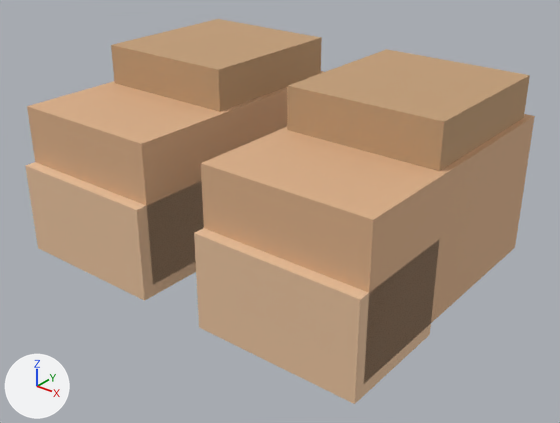
Two versions of the glTF model models/items/copper_feet/model.gltf, one commit apart.
Rendered twice from a 50 mm camera at (0.383, -0.513, 0.243) aimed at (0.015, -0.054, -0.041). The lights are fixed; the arrows at lower left show +X, +Y and +Z. The picture after the commit comes second. Vertices at exactly the same position are counted once.

The first picture shows 'copper_feet'.
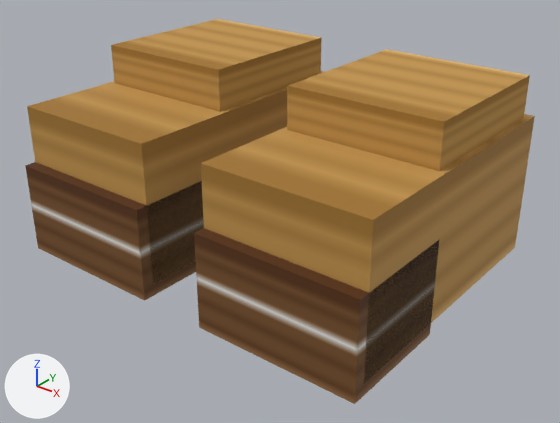
Scene script edits in JSON lines:
```json
{"op": "add", "block": "img_diffuse_png", "code": ["img_diffuse_png = load_image('diffuse.png', '../bread/textures/diffuse.png', 64, 64, 'sRGB')"]}
{"op": "remove", "block": "mat_head", "code": "mat_head.base_color = (0.722, 0.439, 0.251)  # beige #ddb189"}
{"op": "add", "block": "mat_head", "code": "mat_head.texture = img_diffuse_png"}
{"op": "remove", "block": "mat_edge", "code": "mat_edge.base_color = (0.824, 0.549, 0.345)  # beige #eac49f"}
{"op": "add", "block": "mat_edge", "code": "mat_edge.texture = img_diffuse_png"}
{"op": "remove", "block": "mat_binding", "code": "mat_binding.base_color = (0.549, 0.345, 0.188)  # brown #c49f78"}
{"op": "add", "block": "mat_binding", "code": "mat_binding.texture = img_diffuse_png"}
{"block": "me_copper_feet", "where": "me_copper_feet.from_pydata(...)  # 48 vertices, 72 faces; spans x -0.17..0.17, y -0.17..0.08, z -0.09..0.075"}
{"block": "me_copper_feet", "where": "# used by ob_copper_feet; location = (0.0, 0.0, 0.0)"}
{"block": "me_copper_feet", "change": "me_copper_feet part 1: texture (UV) coordinates of 72 of 72 faces, centred in x -0.17..0.17, y -0.17..0.08, z -0.09..0.075, changed; they spanned u 0.0..1.0, v 0.0..1.0 and now span u 0.27..0.98, v 0.77..0.98"}
```

Pixel boxes (x1, y1, x2, y2) of what changed, in the pictures (560 x 423 px):
```json
{"object": "copper_feet", "change": "surface changed", "before": [25, 19, 535, 404], "after": [25, 19, 535, 404], "on screen": "beige to brown"}
```
